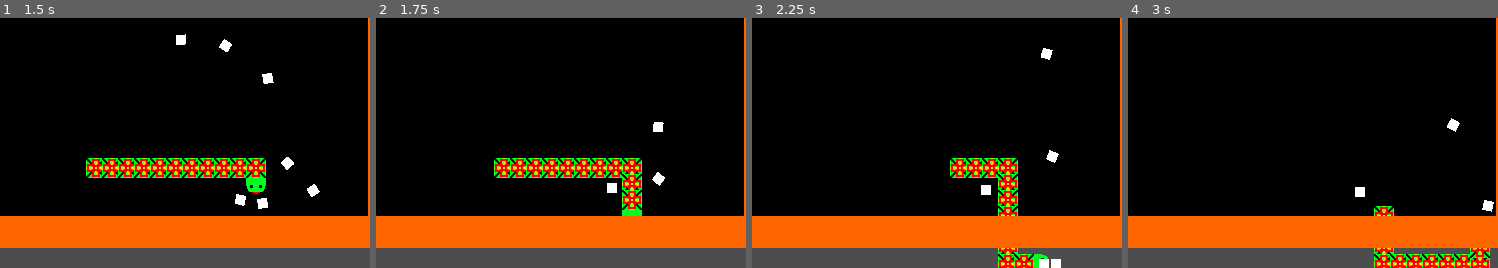
Above: before the commit, frames 1-4 (left to right).
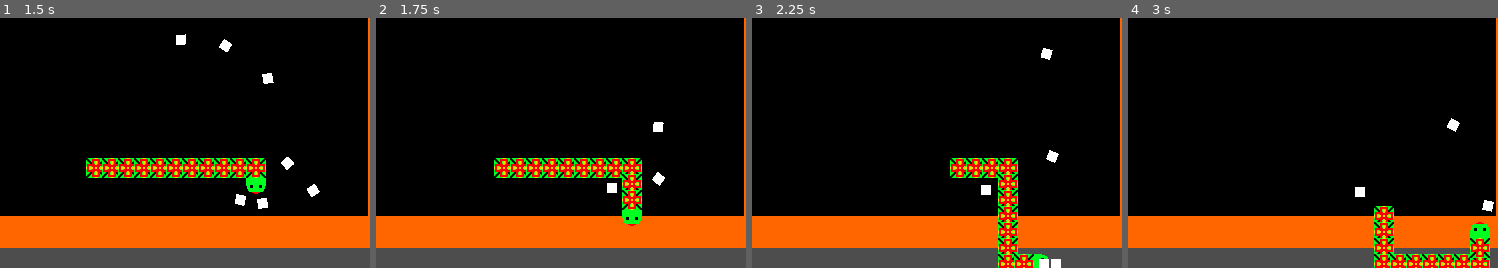
Above: after the commit, the same moments.

Repository: kylemsguy/ShootySnake2
Game: Godot game, scene res://levels/Level1.tscn
The game is run twice, just before and just after one commit, with the same random seed, the same clock (stepped at 60 frames per second) and the same inputs.
Inputs:
- Up to frame 1 (1.5 s): hold Right (right) 0.53-1.28 s; hold Space (shoot) 0.53-1.28 s; hold Down (down) from 1.28 s (still down); tap Space (shoot) at 1.35 s
- Up to frame 2 (1.75 s): keep holding Down (down)
- Up to frame 3 (2.25 s): release Down (down) at 2.03 s; hold Right (right) from 2.03 s (still down); hold Space (shoot) from 2.03 s (still down)
- Up to frame 4 (3 s): release Right (right) at 2.78 s; release Space (shoot) at 2.78 s; hold Up (up) from 2.78 s (still down); tap Space (shoot) at 2.85 s
The pictures show only the part of the screen within x 45-95%, y 50-100%; the shares and areas given below are measured in that part.

Frame 1 is identical in both runs. In frame 2, 0.2% of the frame differs, in the area x 66-72%, y 79-84%; in frame 3, 0.7%; in frame 4, 1.2%, in the area x 66-98%, y 79-92%.

Commit message:
Add sound effects and bgm

Diff:
--- a/entities/snake/snake.gd
+++ b/entities/snake/snake.gd
@@ -2,6 +2,8 @@
 
 var snake_body_template = load("res://entities/snake/snake_body.tscn")
 var bullet_template = load("res://entities/snake/bullet.tscn")
+var pew_sfx = load("res://sound/sfx/pew.wav")
+var boom_sfx = load("res://sound/sfx/boom.wav")
 
 var health = 100
 var new_snake_segments = []
@@ -36,6 +38,8 @@
 	var bullet = bullet_template.instantiate()
 	bullet.position = position
 	add_child(bullet)
+	$AudioStreamPlayer2D.set_stream(pew_sfx)
+	$AudioStreamPlayer2D.play()
 
 func _rotate(direction):
 	if not Global.is_direction_opposite(direction, $SnakeHead.direction):
--- a/entities/snake/snake.tscn
+++ b/entities/snake/snake.tscn
@@ -1,9 +1,13 @@
-[gd_scene load_steps=3 format=3 uid="uid://b1hmsmkxhes4f"]
+[gd_scene load_steps=4 format=3 uid="uid://b1hmsmkxhes4f"]
 
 [ext_resource type="Script" path="res://entities/snake/snake.gd" id="1_e53wg"]
 [ext_resource type="PackedScene" uid="uid://ctlih3mvxbuqe" path="res://entities/snake/snake_head.tscn" id="2_ct2iw"]
+[ext_resource type="AudioStream" uid="uid://c0oue38ijt8un" path="res://sound/sfx/pew.wav" id="3_d8sj0"]
 
 [node name="Snake" type="Node2D"]
 script = ExtResource("1_e53wg")
 
 [node name="SnakeHead" parent="." instance=ExtResource("2_ct2iw")]
+
+[node name="AudioStreamPlayer2D" type="AudioStreamPlayer2D" parent="."]
+stream = ExtResource("3_d8sj0")
--- a/levels/Level1.tscn
+++ b/levels/Level1.tscn
@@ -1,14 +1,13 @@
-[gd_scene load_steps=3 format=3 uid="uid://dsln4lptrmhae"]
+[gd_scene load_steps=4 format=3 uid="uid://dsln4lptrmhae"]
 
 [ext_resource type="Script" path="res://levels/Level1.gd" id="1_70bqr"]
 [ext_resource type="TileSet" uid="uid://cq1t4nn2j8agq" path="res://levels/background.tres" id="1_w2lhy"]
+[ext_resource type="AudioStream" uid="uid://c3b0qcteso4h3" path="res://sound/bgm/Ouroboros.mp3" id="3_5jjcn"]
 
 [node name="Level1" type="Node2D"]
 script = ExtResource("1_70bqr")
 
-[node name="Level" type="Node" parent="."]
-
-[node name="TileMap" type="TileMap" parent="Level"]
+[node name="TileMap" type="TileMap" parent="."]
 tile_set = ExtResource("1_w2lhy")
 format = 2
 layer_0/name = "wall"
@@ -16,3 +15,7 @@
 layer_1/name = "floor"
 layer_1/z_index = -1
 layer_1/tile_data = PackedInt32Array(131074, 1, 0, 196610, 1, 1, 262146, 1, 0, 327682, 1, 1, 393218, 1, 0, 458754, 1, 1 …(17901 unchanged characters)…
+
+[node name="AudioStreamPlayer" type="AudioStreamPlayer" parent="."]
+stream = ExtResource("3_5jjcn")
+autoplay = true
Not shown, added: sound/bgm/Ouroboros.mp3.import
Not shown, added: sound/sfx/boom.wav.import
Not shown, added: sound/sfx/pew.wav.import
Not shown, added: sound/bgm/Ouroboros.mp3
Not shown, added: sound/sfx/boom.wav
Not shown, added: sound/sfx/pew.wav
